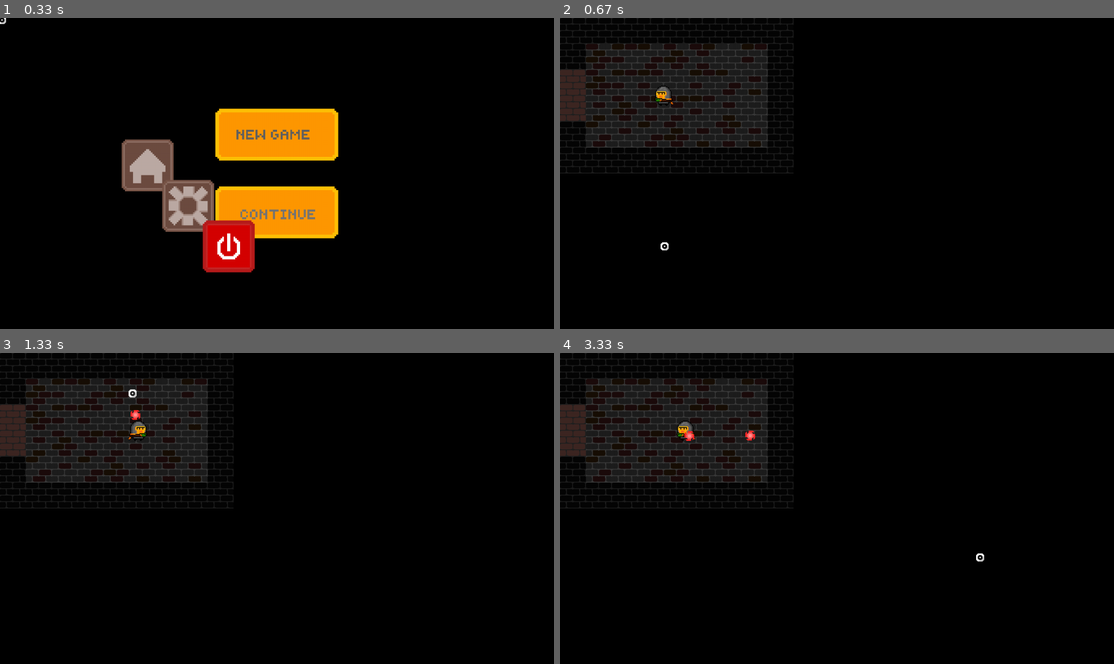
Above: before the commit, frames 1-4 (two rows, left to right).
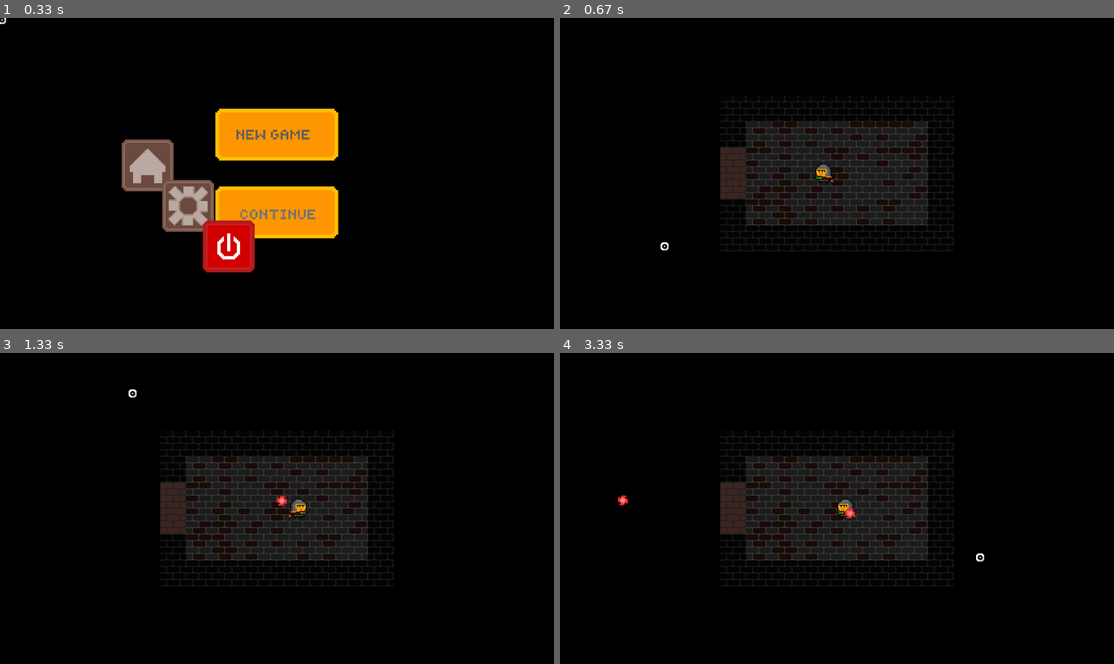
Above: after the commit, the same moments.

Repository: VladislavTuzov/PyGame
Game: pygame game, started from main.py
Two runs of this game, one before a commit and one after it. Both use one fixed random seed, a clock stepped at 60 frames per second and the inputs below.
Inputs (mouse positions are in pixels of both pictures, inside the frame that each line leads up to):
- Up to frame 1 (0.33 s): no input
- Up to frame 2 (0.67 s): press the mouse at (837, 133) at 0.37 s; move the mouse to (748, 189) at 0.47 s; release the mouse at (665, 245) at 0.6 s
- Up to frame 3 (1.33 s): hold Right 0.67-1.13 s; move the mouse to (360, 399) at 0.7 s; click (132, 393) at 1.22 s
- Up to frame 4 (3.33 s): hold Up 1.5-1.8 s; click (848, 402) at 1.58 s; hold Right 1.83-2.3 s; click (637, 499) at 1.92 s; hold Left 2.33-2.87 s; click (842, 539) at 2.42 s; hold Down 2.9-3.2 s; click (820, 455) at 2.98 s; hold Left from 3.23 s (still down); click (981, 558) at 3.32 s

Frame 1 is identical in both runs. In frame 2, 21% of the frame differs, in the area x 0-71%, y 0-75%; in frame 3, 21%; in frame 4, 22%.

Commit message:
move room to screen center

Diff:
--- a/classes/generation.py
+++ b/classes/generation.py
@@ -8,8 +8,9 @@
 
 
 class Level:
-    def __init__(self, location):
+    def __init__(self, location, screen_size):
         self.location = location
+        self.screen_size = screen_size
         self.scheme = patterns.get_random_scheme()
         self._parse_scheme()
 
@@ -19,15 +20,12 @@
         for i, row in enumerate(self.scheme):
             for j, cell in enumerate(row):
                 if cell in helpers.ROOMS:
+                    pattern = patterns.get_random_pattern(cell)
+                    self._add_gates(pattern, i, j)
+                    room = Room(pattern.pattern, self.location, self.screen_size)
+                    self.matrix[i][j] = room
                     if cell == helpers.SPAWN:
-                        pattern = patterns.get_random_spawn()
-                        self._add_gates(pattern, i, j)
-                        self.matrix[i][j] = Room(pattern.pattern, self.location)
                         self.current_room = self.matrix[i][j]
-                    elif cell == helpers.ROOM:
-                        pattern = patterns.get_random_pattern()
-                        self._add_gates(pattern, i, j)
-                        self.matrix[i][j] = Room(pattern.pattern, self.location)
                 elif cell in helpers.TUNNELS:
                     tunnel = Tunnel()
                     self.matrix[i][j] = tunnel
@@ -54,20 +52,30 @@
 
 
 class Room:
-    def __init__(self, pattern, location):
+    def __init__(self, pattern, location, screen_size):
         self.width = len(pattern[0])
         self.height = len(pattern)
         self.location = location
+        self.screen_size = screen_size
 
         self.image = self._parse_pattern(pattern)
         self.rect = self.image.get_rect()
+        width, height = self.screen_size
+        self.rect.center = (width // 2, height // 2)
 
     def _parse_pattern(self, pattern):
         plate_size = get_image_size(get_random_plate(self.location))
         plate_width, plate_height = plate_size
+        screen_width, screen_height = self.screen_size
 
         image_width = self.width * plate_width
         image_height = self.height * plate_height
+
+        image_half_width = image_width // 2
+        image_half_height = image_height // 2
+
+        screen_center_x = screen_width // 2
+        screen_center_y = screen_height // 2
 
         self.walls = helpers.RectList()
         self.gates = helpers.RectList()
@@ -78,34 +86,47 @@
         image = pygame.Surface((image_width, image_height))
         for i, row in enumerate(pattern):
             for j, cell in enumerate(row):
-                x = plate_width * j
-                y = plate_height * i
+                on_room_x = plate_width * j
+                on_room_y = plate_height * i
+                on_screen_x = screen_center_x - (image_half_width - on_room_x)
+                on_screen_y = screen_center_y - (image_half_height - on_room_y)
 
                 if cell == helpers.FLOOR:
                     plate = pygame.image.load(get_random_plate(self.location))
-                    image.blit(plate, (x, y))
+                    image.blit(plate, (on_room_x, on_room_y))
 
                 elif cell == helpers.WALL:
                     wall = pygame.image.load(get_random_wall(self.location))
-                    image.blit(wall, (x, y))
-                    self.walls.append(pygame.Rect((x, y, plate_width, plate_height)))
+                    image.blit(wall, (on_room_x, on_room_y))
+                    wall_rect = pygame.Rect((on_screen_x, on_screen_y,
+                                             plate_width, plate_height))
+                    self.walls.append(wall_rect)
 
                 elif cell == helpers.GATES:
                     gate = pygame.image.load(get_random_gate(self.location))
-                    image.blit(gate, (x, y))
-                    self.gates.append(pygame.Rect((x, y, plate_width, plate_height)))
+                    image.blit(gate, (on_room_x, on_room_y))
+                    gate_rect = pygame.Rect((on_screen_x, on_screen_y,
+                                             plate_width, plate_height))
+                    self.gates.append(gate_rect)
 
                 elif cell == helpers.BIRTH:
-                    self.hero_position = (x, y)
+                    self.hero_position = (on_screen_x, on_screen_y)
                     plate = pygame.image.load(get_random_plate(self.location))
-                    image.blit(plate, (x, y))
+                    image.blit(plate, (on_room_x, on_room_y))
 
                 elif cell == helpers.ENEMY:
-                    self.enemies_spawnpoints.append((x, y))
+                    self.enemies_spawnpoints.append((on_screen_x, on_screen_y))
                     plate = pygame.image.load(get_random_plate(self.location))
-                    image.blit(plate, (x, y))
+                    image.blit(plate, (on_room_x, on_room_y))
+
+                elif cell == helpers.PORTAL:
+                    plate = pygame.image.load(get_random_plate(self.location))
+                    image.blit(plate, (on_room_x, on_room_y))
 
         return image
+
+    def hero_outside_room(self, hero):
+        return False
 
     def close_gates(self):
         self.walls.extend(self.gates)
@@ -121,28 +142,33 @@
 def get_random_plate(location):
     return choice(get_plates(location))
 
+
 def get_plates(location):
     path = f'source/locations/{location}/floor'
     plates = [f'{path}/{plate_filename}'
               for plate_filename in os.listdir(path)]
     return plates
 
+
 def get_random_wall(location):
     return choice(get_walls(location))
+
 
 def get_walls(location):
     path = f'source/locations/{location}/walls'
     walls = [f'{path}/{wall_filename}'
-              for wall_filename in os.listdir(path)]
+             for wall_filename in os.listdir(path)]
     return walls
+
 
 def get_random_gate(location):
     return choice(get_gates(location))
 
+
 def get_gates(location):
     path = f'source/locations/{location}/gates'
     gates = [f'{path}/{gate_filename}'
-              for gate_filename in os.listdir(path)]
+             for gate_filename in os.listdir(path)]
     return gates
 
 
--- a/config.py
+++ b/config.py
@@ -1,3 +1,4 @@
 FPS = 60
+SCREEN_SIZE = SCREEN_WIDTH, SCREEN_HEIGHT = 1366, 768
 
 CURSOR_FILENAME = 'cursor20alt.png'
--- a/gameplay.py
+++ b/gameplay.py
@@ -1,6 +1,6 @@
 import pygame
 
-from config import FPS
+from config import FPS, SCREEN_SIZE
 from classes.generation import Level
 from classes.enemies import Dardo
 import helpers
@@ -9,7 +9,7 @@
 def play_level(screen, cursor, hero, location='dungeon'):
     clock = pygame.time.Clock()
 
-    room = Level(location).current_room
+    room = Level(location, SCREEN_SIZE).current_room
     hero.rect.center = room.hero_position
 
     enemies = helpers.RectGroup()
@@ -76,6 +76,9 @@
         pygame.display.flip()
         clock.tick(FPS)
 
+        if room.hero_outside_room(hero):
+            pass
+
 
 def handle_movement(event):
     if event.key == helpers.UP:
--- a/main.py
+++ b/main.py
@@ -13,8 +13,7 @@
 def main():
     pygame.init()
 
-    screen_size = 1366, 768
-    screen = pygame.display.set_mode(screen_size,
+    screen = pygame.display.set_mode(config.SCREEN_SIZE,
                                      flags=pygame.FULLSCREEN | pygame.HWSURFACE | pygame.SCALED)
     pygame.display.set_caption('Game')
 
--- a/patterns.py
+++ b/patterns.py
@@ -1,3 +1,6 @@
+import helpers
+
+
 class Pattern:
     def __init__(self, pattern):
         self.pattern = list(pattern)
@@ -45,12 +48,13 @@
     return scheme
 
 
-def get_random_pattern():
-    return Pattern(pattern)
-
-
-def get_random_spawn():
-    return Pattern(spawn)
+def get_random_pattern(room_type):
+    if room_type == helpers.ROOM:
+        return Pattern(pattern)
+    elif room_type == helpers.SPAWN:
+        return Pattern(spawn)
+    elif room_type == helpers.PORTAL:
+        return Pattern(portal)
 
 
 pattern = ('WWWWWWWWWWWWWWWWWWWW',
